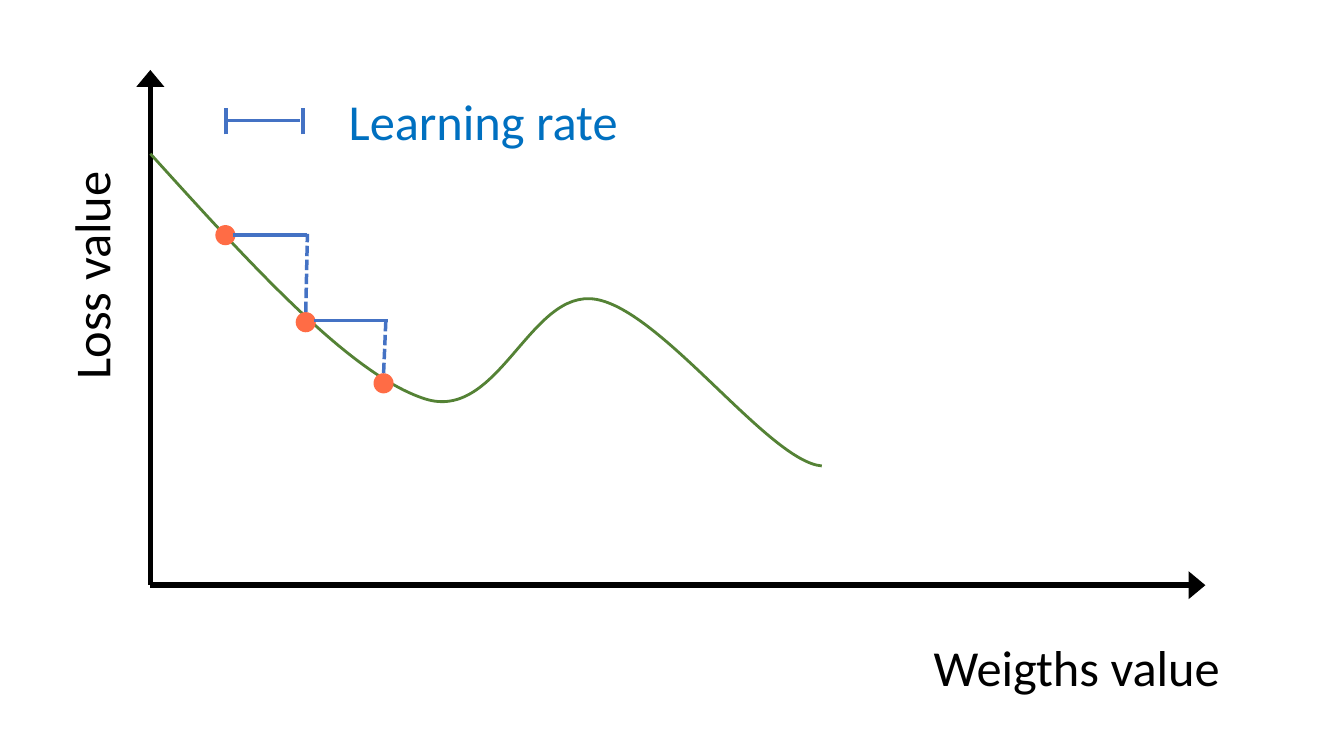
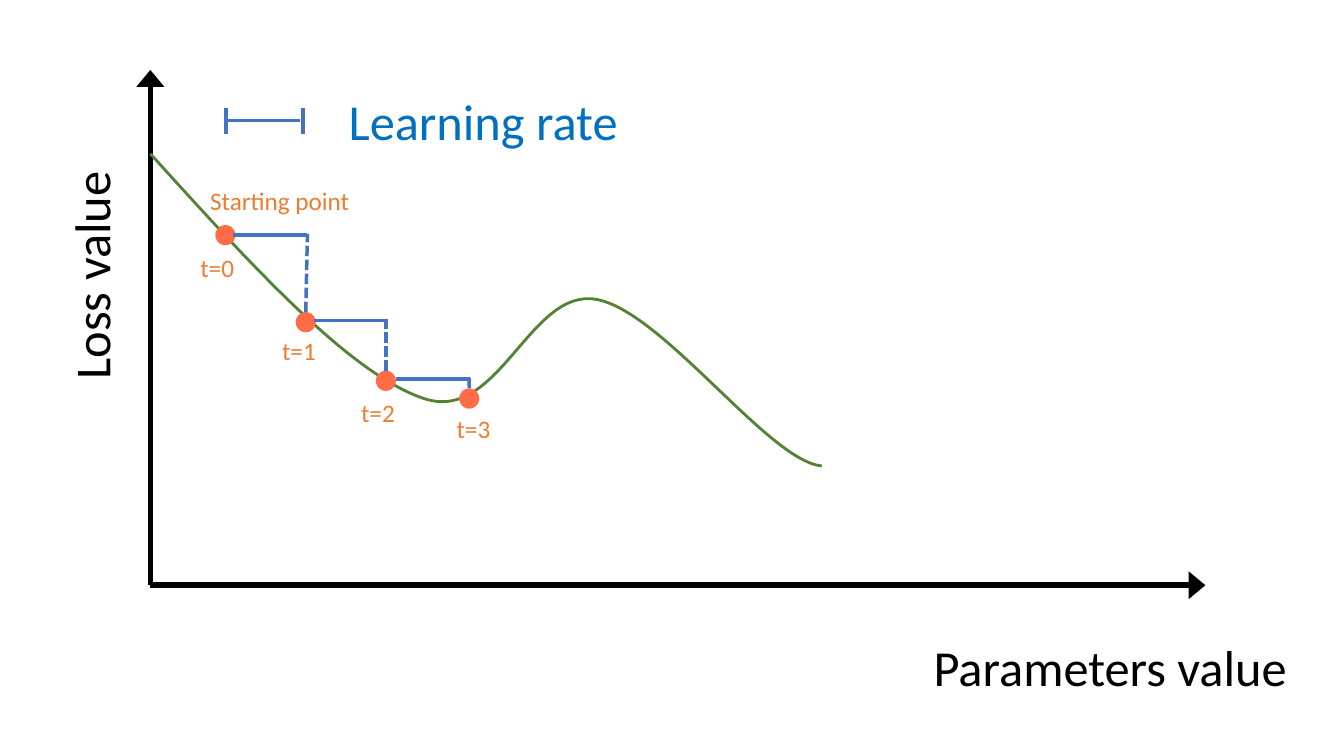
Before and after one commit to guillaume-chervet/Les-Minutes-MLOps, a slide deck: slide 11 of Episode 40 - Train/Les Minutes MLOPs Episode 40.pptx (slide 6 before the commit). Drawn at 1344x756 pixels with LibreOffice and Linux fonts; fonts in the diff are those of the drawing. Boxes give left, top, right and bottom in pixels: in the first picture for what was removed or moved away, otherwise in the second. Text is boxed around its words. In the diff, an @@ line names an element or a change of style, - is before the commit and + after.

```diff
--- a/Episode 40 - Train/Les Minutes MLOPs Episode 40.pptx
+++ b/Episode 40 - Train/Les Minutes MLOPs Episode 40.pptx
@@ text added at <box>210,192,349,215</box>, 18 pt, text #ED7D31 @@
+Starting point
@@ text added at <box>200,260,234,277</box>, 18 pt, text #ED7D31 @@
+t=0
@@ text added at <box>282,343,316,360</box>, 18 pt, text #ED7D31 @@
+t=1
@@ line added from (396, 379) to (471, 379), #4472C4 2.5 pt @@
@@ ellipse added at <box>460,388,480,408</box>, fill #FF6C45 @@
@@ line added from (470, 388) to (469, 376), #4472C4 2.5 pt dashed @@
@@ text added at <box>361,405,395,422</box>, 18 pt, text #ED7D31 @@
+t=2
@@ text added at <box>457,421,491,438</box>, 18 pt, text #ED7D31 @@
+t=3
@@ text at <box>934,651,1286,687</box>: text changed @@
-Weigths value
+Parameters value
```
Also in this commit, not shown: 6 slides added, 1 other file.
